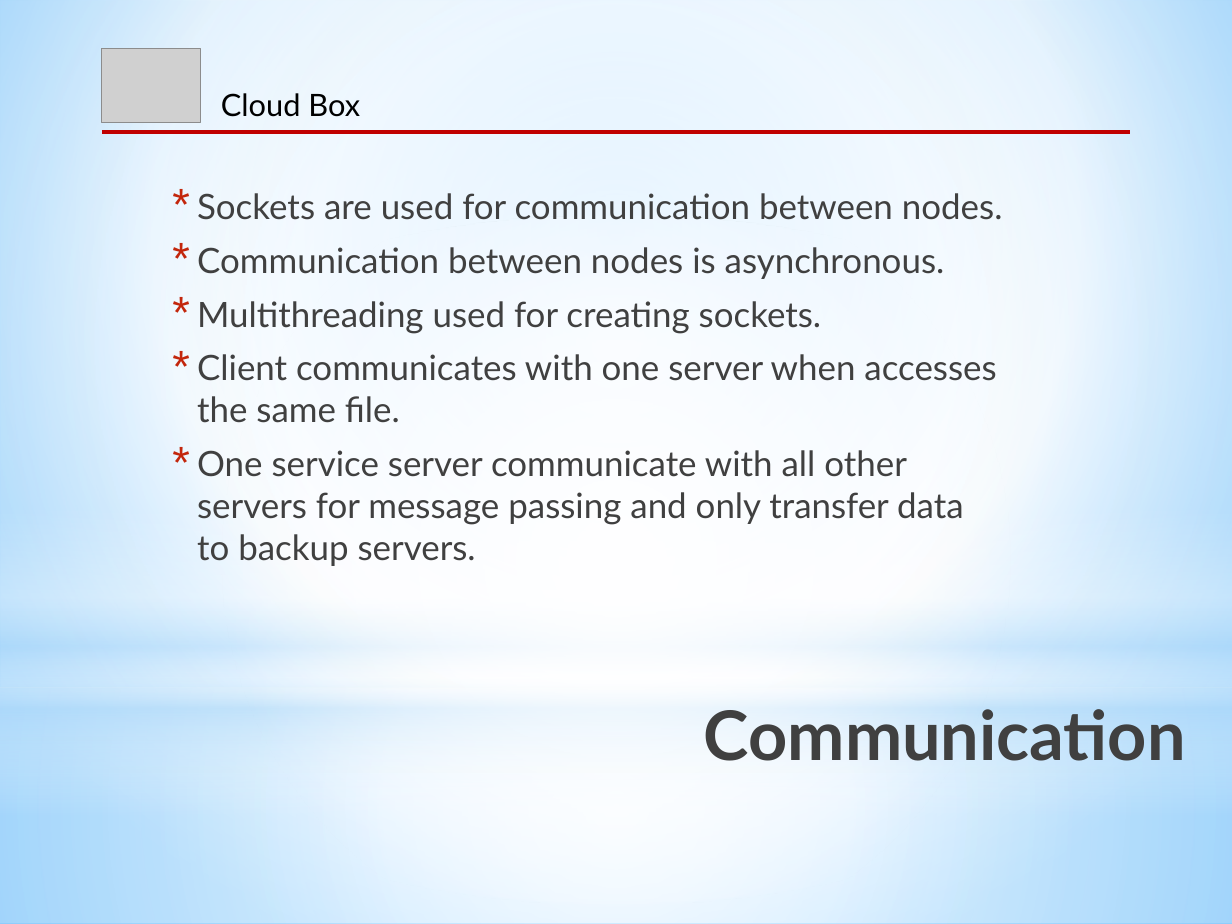
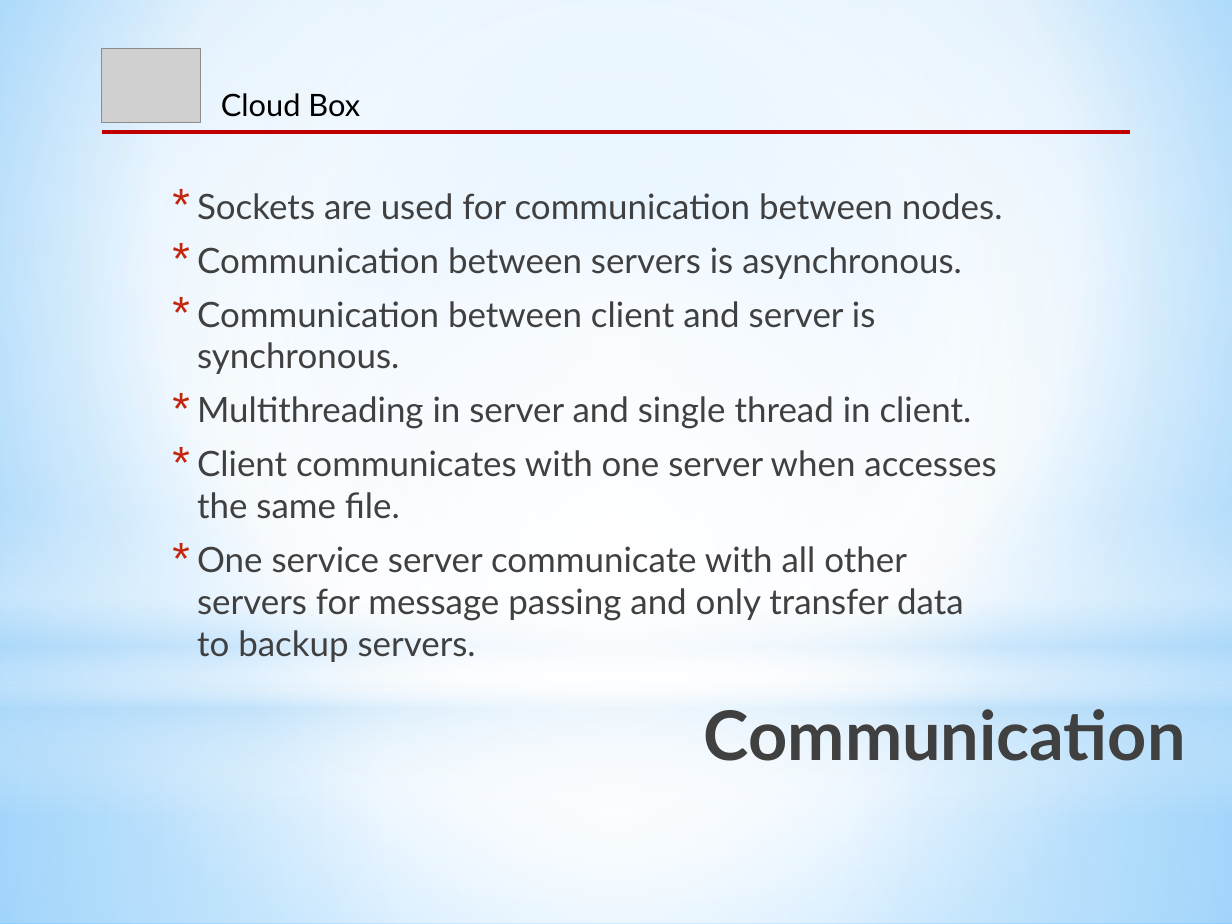
Before and after one commit to CICS525Project/DropboxImpl, a slide deck: slide 10 of Cloud Box_ppt.pptx. Drawn at 1232x924 pixels with LibreOffice and Linux fonts; fonts in the diff are those of the drawing; grey boxes stand for pictures. Boxes give left, top, right and bottom in pixels: in the first picture for what was removed or moved away, otherwise in the second. Text is boxed around its words. In the diff, an @@ line names an element or a change of style, - is before the commit and + after.

Commit message:
content changed in communication slide

```diff
--- a/Cloud Box_ppt.pptx
+++ b/Cloud Box_ppt.pptx
@@ text at [197, 247, 972, 429]: text changed @@
-* Communication between nodes is asynchronous.
-* Multithreading used for creating sockets.
+* Communication between servers is asynchronous.
+* Communication between client and server is synchronous.
+* Multithreading in server and single thread in client.
```
